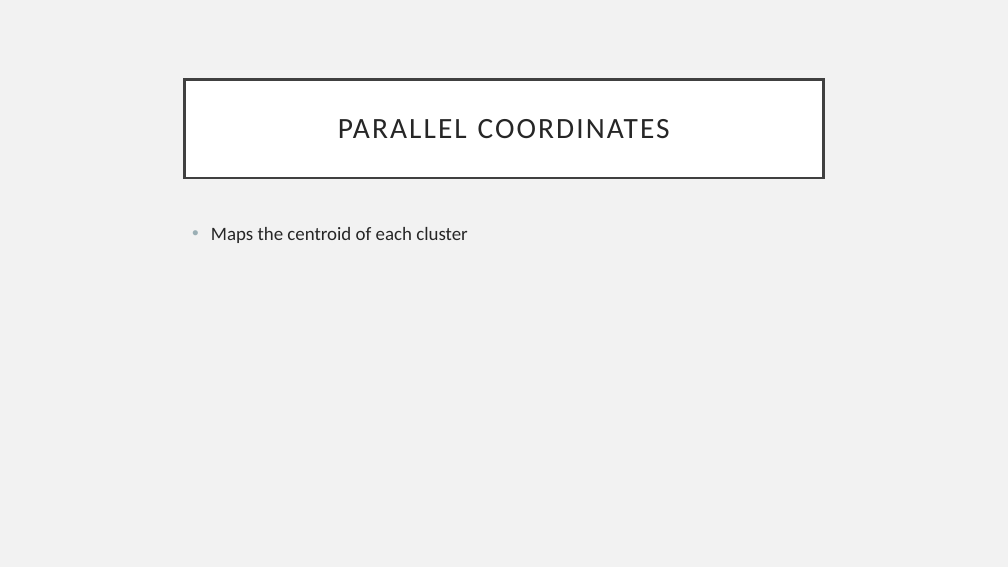
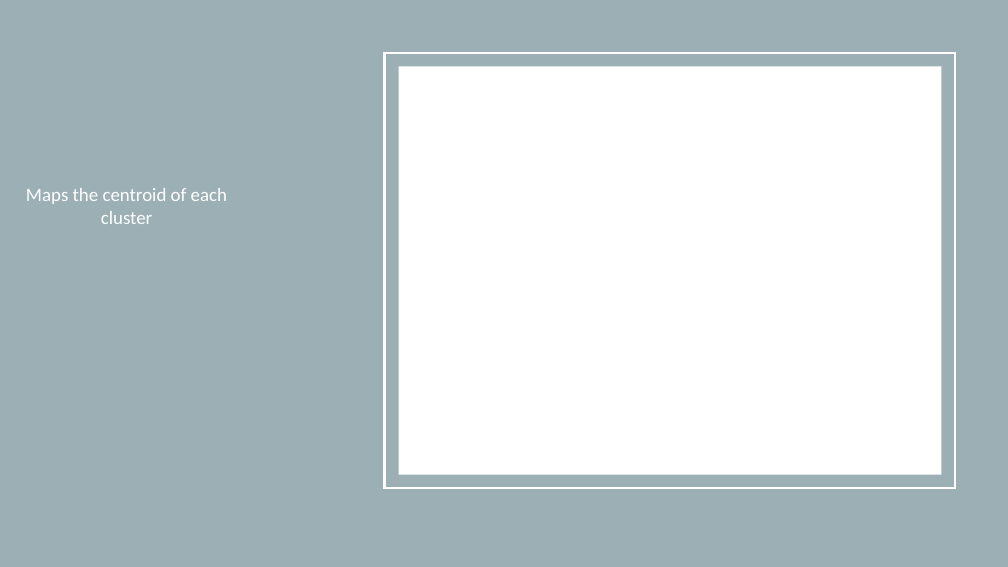
Before and after one commit to staceywai/Final-Project, a slide deck: slide 8 of Final Project.pptx. Drawn at 1008x567 pixels with LibreOffice and Linux fonts; fonts in the diff are those of the drawing; background and template pictures are left out; a plain dark background stands for a picture behind light text. Boxes give left, top, right and bottom in pixels: in the first picture for what was removed or moved away, otherwise in the second. Text is boxed around its words. In the diff, an @@ line names an element or a change of style, - is before the commit and + after.

```diff
--- a/Final Project.pptx
+++ b/Final Project.pptx
@@ background #F2F2F2 to picture (left out) @@
@@ rectangle added at bbox=[0, 0, 1008, 567], fill #9BAFB5 @@
@@ rectangle added at bbox=[385, 53, 955, 488], outline #FFFFFF 2.5 pt @@
@@ title removed at bbox=[185, 79, 823, 178] @@
-PARALLEL COORDINATES
@@ rectangle added at bbox=[399, 67, 941, 475], fill #FFFFFF @@
@@ text "Maps the centroid of each ...": place and size @@
-text "Maps the centroid of each ..." at bbox=[211, 227, 468, 243]
+text "Maps the centroid of each ..." at bbox=[26, 188, 227, 224]
@@ text "Maps the centroid of each ..." at bbox=[26, 188, 227, 224]: text colour #262626 to #FFFFFF; alignment left to centre; bullet • to none @@
```
Also in this commit, not shown: 1 other slide changed, 1 other file.
